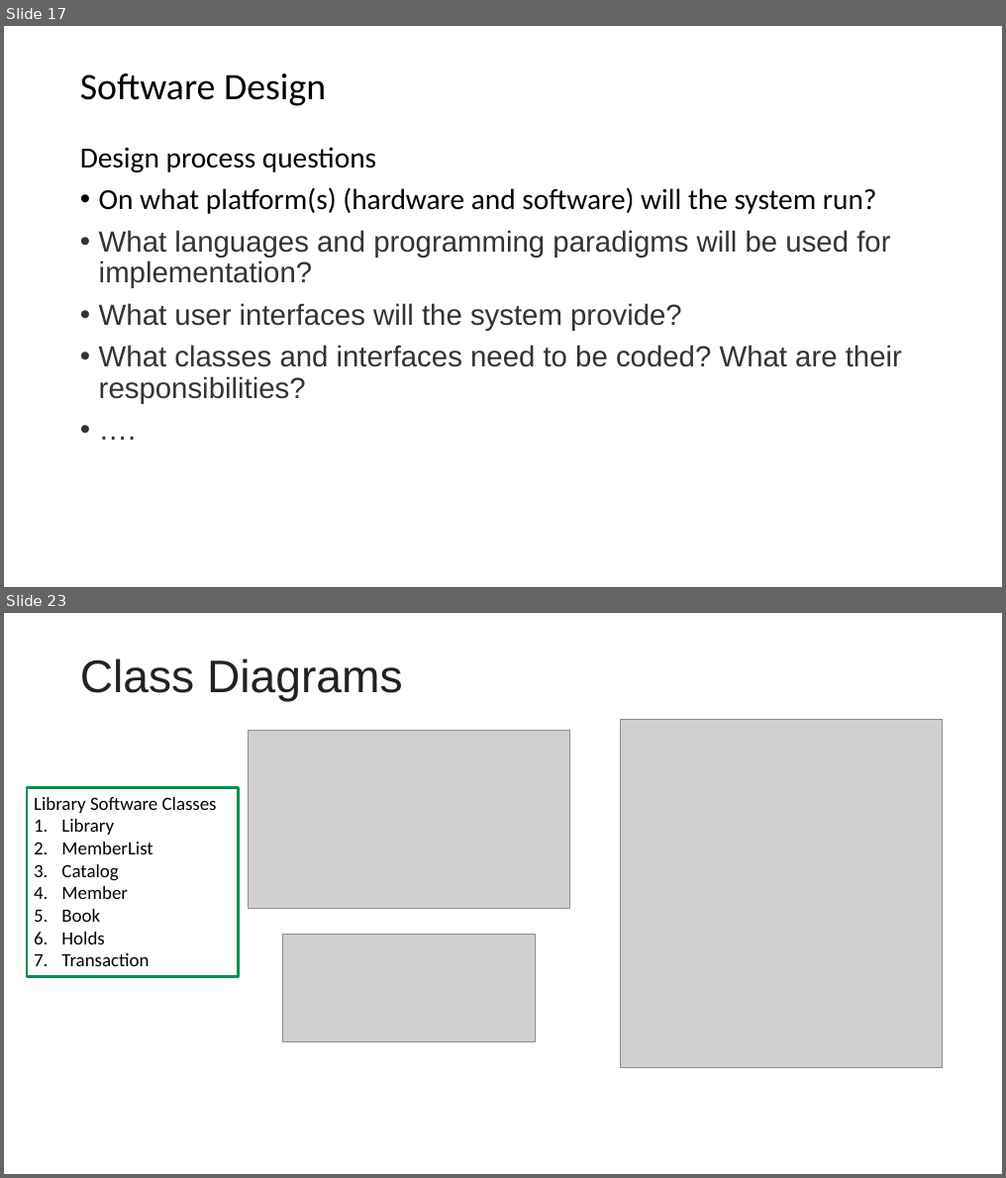
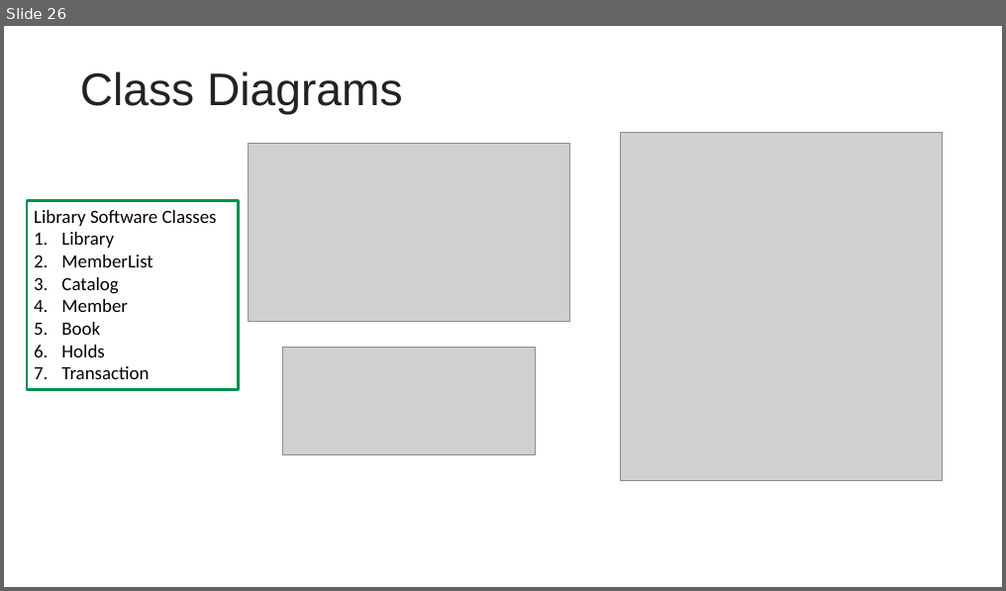
Before and after one commit to johnxu21/johnxu21.github.io, a slide deck: teaching/CS472/Timetable/OOD-V2.pptx. Shown one above the other, each under a label of ours: slides 17 and 23 before the commit, slide 26 after it; the slides between them are not shown. The pictures are 1006x1178 and 1006x591 pixels, drawn with LibreOffice and Linux fonts; fonts in the diff are those of the drawing; grey boxes stand for pictures. Boxes give left, top, right and bottom in pixels: in the first picture for what was removed or moved away, otherwise in the second. Text is boxed around its words. In the diff, an @@ line names an element or a change of style, - is before the commit and + after.

```diff
--- a/teaching/CS472/Timetable/OOD-V2.pptx
+++ b/teaching/CS472/Timetable/OOD-V2.pptx
@@ slide 17 removed at box(4, 26, 1002, 587), background #FFFFFF @@
@@ title removed at box(80, 74, 326, 106) @@
-Software Design
@@ text removed at box(80, 147, 902, 404) @@
-Design process questions
-• On what platform(s) (hardware and software) will the system run?
-• What languages and programming paradigms will be used for implementation?
-• What user interfaces will the system provide?
-• What classes and interfaces need to be coded? What are their responsibilities?
-• ….
@@ what was slide 23 is now slide 26 @@
```
Also in this commit, not shown: 6 slides changed, 7 slides added, 4 other slides removed, 1 other file.
